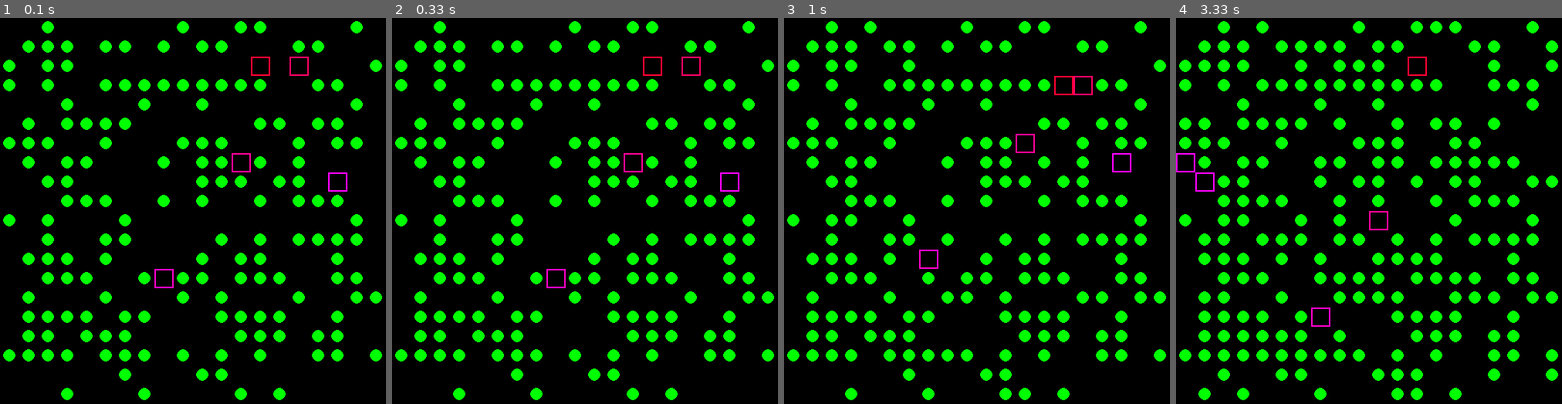
Above: before the commit, frames 1-4 (left to right).
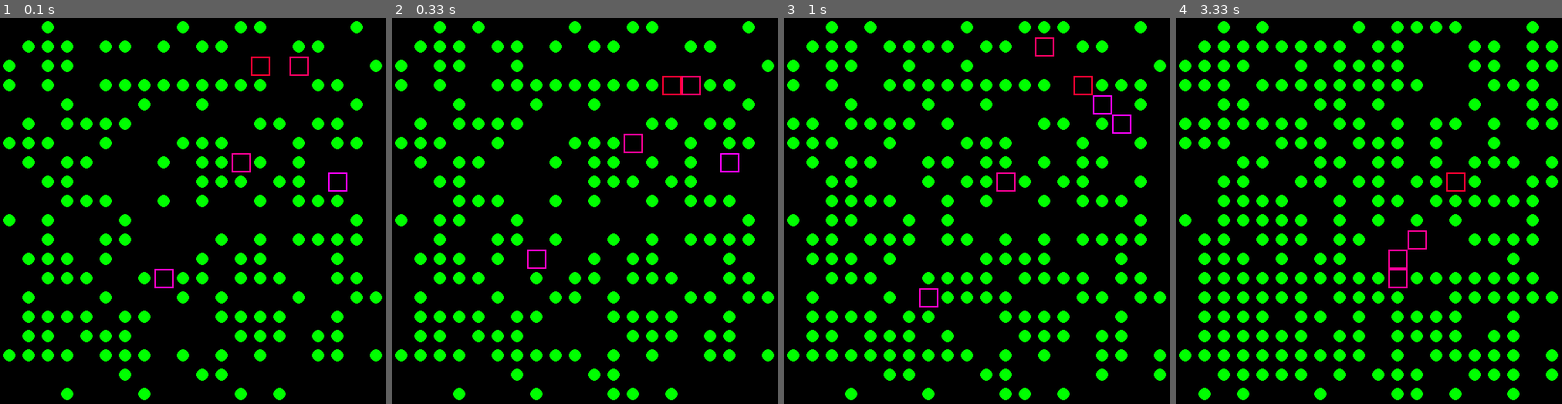
Above: after the commit, the same moments.

Repository: mill275us/Genetic
Game: pygame game, started from genetic.py
Two runs of this game, one before a commit and one after it. Both use one fixed random seed, a clock stepped at 60 frames per second and the inputs below.
Inputs:
- Up to frame 1 (0.1 s): no input
- Up to frame 2 (0.33 s): no input
- Up to frame 3 (1 s): no input
- Up to frame 4 (3.33 s): no input

Frame 1 is identical in both runs. In frame 2, 1.3% of the frame differs, in the area x 15-90%, y 0-99%; in frame 3, 2.8%; in frame 4, 5.3%, in the area x 0-99%, y 0-99%.

Commit message:
New baseline

Diff:
--- a/Utils/bot.py
+++ b/Utils/bot.py
@@ -9,13 +9,14 @@
         self.energy_decrement = 50
         self.food_energy = 150
         self.mitosis_level = 500
+        self.mutation_level = 0.05
         self.isAlive = True
         self.readyToReproduce = False
         self.color = color
 
         # Create a random probability array
         # For movement
-        a = np.random.rand(1, 7)
+        a = np.random.rand(1, 8)
         self.probability_array  = a / a.sum()
 
         # Create a random starting location
@@ -26,8 +27,16 @@
 
     def move(self):
         self.field.field[self.x][self.y] = 0
+
+        #### Note this is just moving in a random direction!
+        ### It is not using the probability that I created above
         self.direction = int(round(7 * float(np.random.rand(1)), 0))
         offset = self.xy_offset()
+
+        ### Ok to remove this
+        if self.direction == 7:
+            print("7", offset)
+
         self.x = (self.x + offset[0]) % (self.grid_size + 1)
         self.y = (self.y +  offset[1]) % (self.grid_size + 1)
         self.energy -= self.energy_decrement
@@ -46,5 +55,9 @@
             if self.energy >= self.mitosis_level:
                 self.readyToReproduce = True
 
+    def mutate(self):
+        # Create new random weight shifts
+        nw = [round(float((np.random.rand(1) - 0.5) * self.mutation_level), 3) for i in range(7)]
+
     def printStatus(self):
         print("Moving direction {} into cell ({}, {}) --> Energy = {}".format(self.direction, self.x, self.y, self.energy))
--- a/Utils/field.py
+++ b/Utils/field.py
@@ -7,15 +7,7 @@
 
         # TAdd 1 to correct for zero base
         self.field = np.zeros((self.grid_size+1, self.grid_size+1), dtype=int)
-        self.addFood(starting_food
-                     )
-        # for i in range (starting_food):
-        #     x = int(round(self.grid_size * float(np.random.rand(1)), 0))
-        #     y = int(round(self.grid_size * float(np.random.rand(1)), 0))
-        #     if self.field[x][y] == 0:
-        #         self.field[x][y] = 1
-        #     else:
-        #         i -= 1
+        self.addFood(starting_food)
 
     def consumeFoodAt(self, x, y):
         self.field[x][y] = 0
--- a/genetic.py
+++ b/genetic.py
@@ -48,7 +48,6 @@
     for bot in bots:
         bot.move()
         bot.eat()
-        ###bot.printStatus()
 
         # Remove dead bots
         if not bot.isAlive:
@@ -78,5 +77,5 @@
 
     # Display board
     pygame.display.update()
-    clock.tick(2)
+    clock.tick(4)
     cycle_coounter += 1
